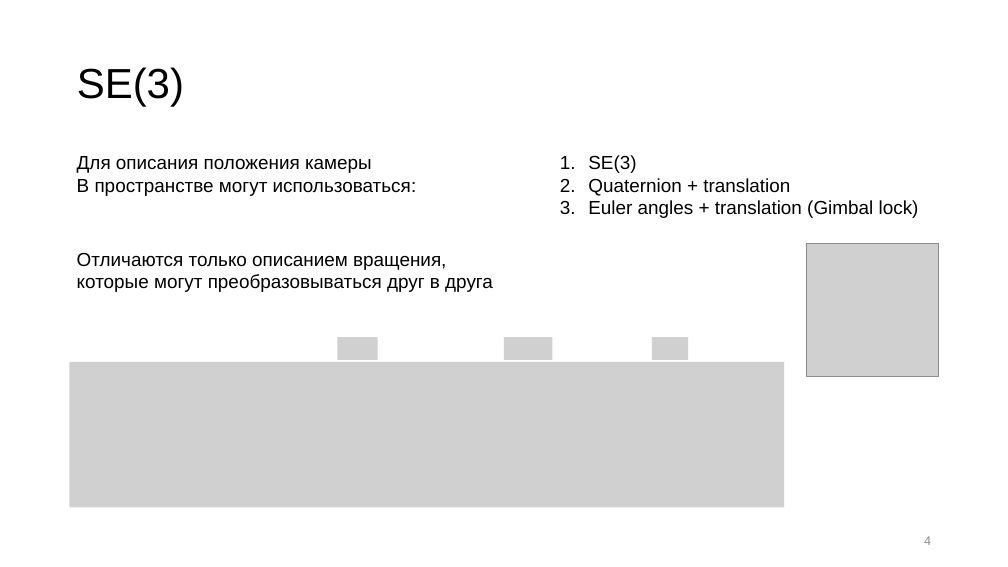
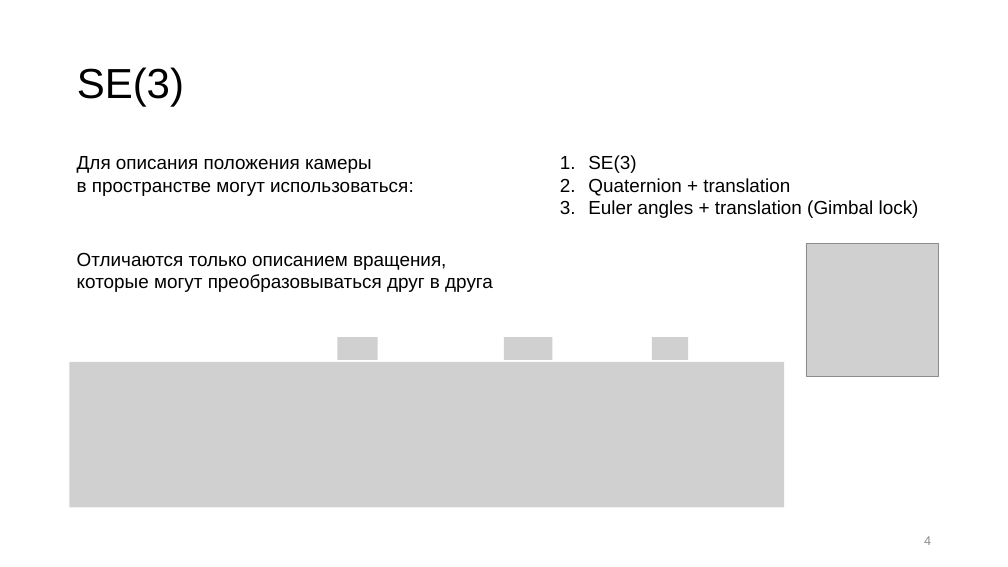
Before and after one commit to Anton-Shvetsov/bmstu_computer_vision, a slide deck: slide 4 of lesson5/SLAM.pptx. Drawn at 1008x567 pixels with LibreOffice and Linux fonts; fonts in the diff are those of the drawing; grey boxes stand for pictures. Boxes give left, top, right and bottom in pixels: in the first picture for what was removed or moved away, otherwise in the second. Text is boxed around its words. In the diff, an @@ line names an element or a change of style, - is before the commit and + after.

```diff
--- a/lesson5/SLAM.pptx
+++ b/lesson5/SLAM.pptx
@@ text at box(77, 182, 414, 196): text changed @@
-В пространстве могут использоваться:
+в пространстве могут использоваться:
```
Also in this commit, not shown: 9 other slides changed, 1 other file.
